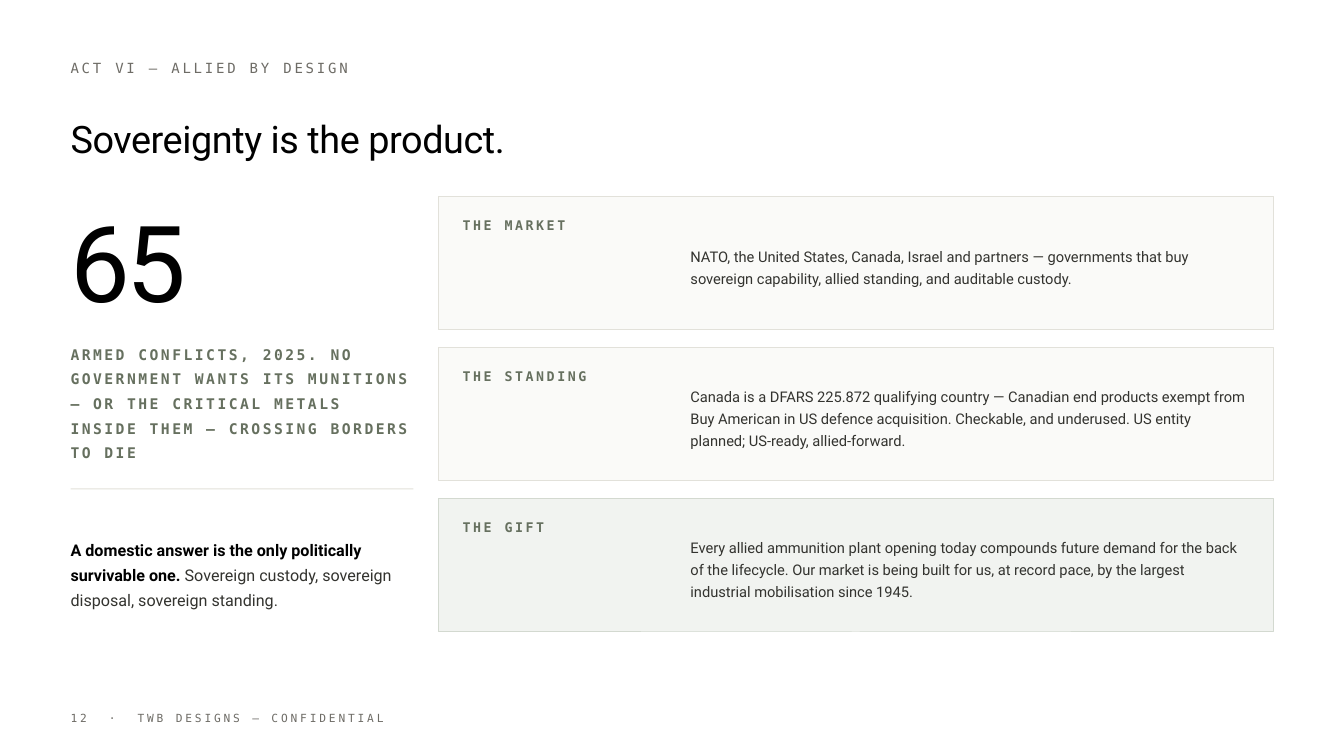
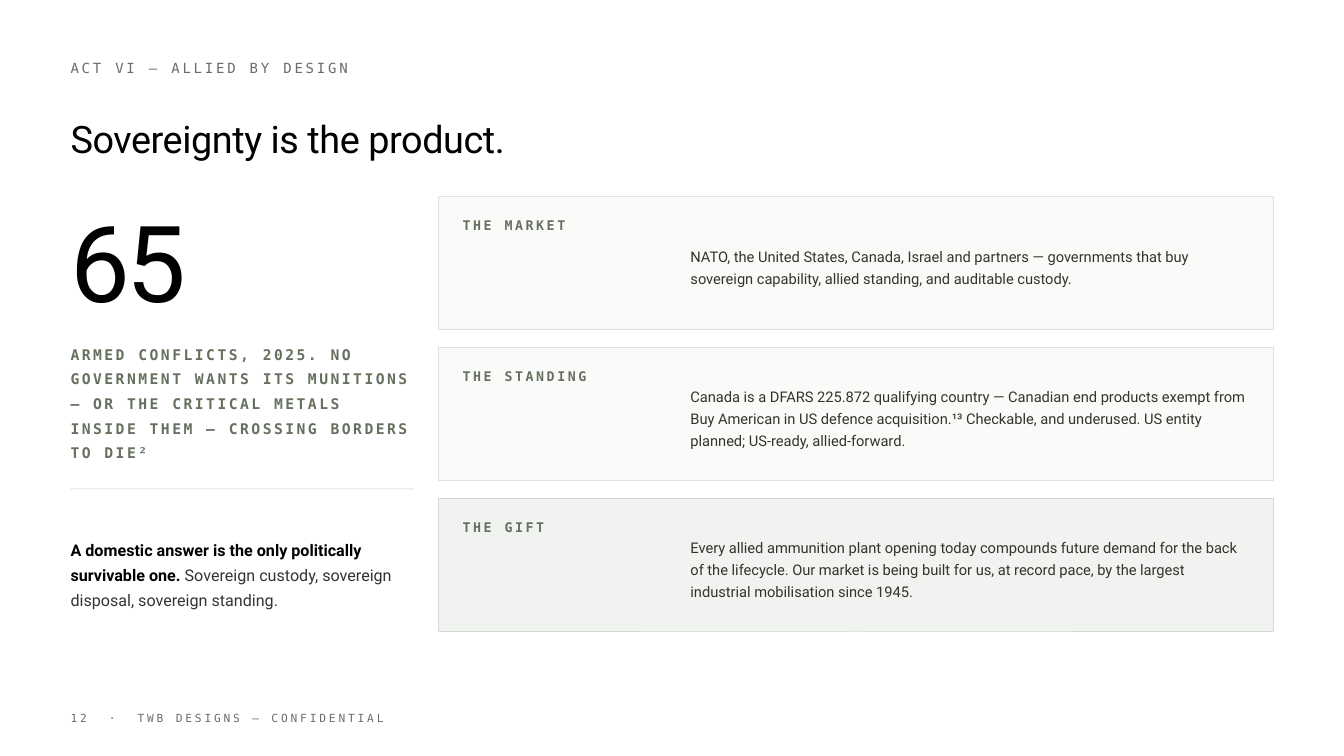
Before and after one commit to tomyouzwyshyn/TWB-Designs, a slide deck: slide 12 of deck/TWB_Investment_Deck.pptx. Drawn at 1344x756 pixels with LibreOffice and Linux fonts; fonts in the diff are those of the drawing. Boxes give left, top, right and bottom in pixels: in the first picture for what was removed or moved away, otherwise in the second. Text is boxed around its words. In the diff, an @@ line names an element or a change of style, - is before the commit and + after.

```diff
--- a/deck/TWB_Investment_Deck.pptx
+++ b/deck/TWB_Investment_Deck.pptx
@@ text at (71, 349, 408, 458): text changed @@
-ARMED CONFLICTS, 2025. NO GOVERNMENT WANTS ITS MUNITIONS — OR THE CRITICAL METALS INSIDE THEM — CROSSING BORDERS TO DIE
+ARMED CONFLICTS, 2025. NO GOVERNMENT WANTS ITS MUNITIONS — OR THE CRITICAL METALS INSIDE THEM — CROSSING BORDERS TO DIE²
@@ text at (690, 391, 1245, 449): text changed @@
-Canada is a DFARS 225.872 qualifying country — Canadian end products exempt from Buy American in US defence acquisition. Checkable, and underused. US entity planned; US-ready, allied-forward.
+Canada is a DFARS 225.872 qualifying country — Canadian end products exempt from Buy American in US defence acquisition.¹³ Checkable, and underused. US entity planned; US-ready, allied-forward.
```
Also in this commit, not shown: 8 other slides changed, 4 slides added, 2 slides removed.
